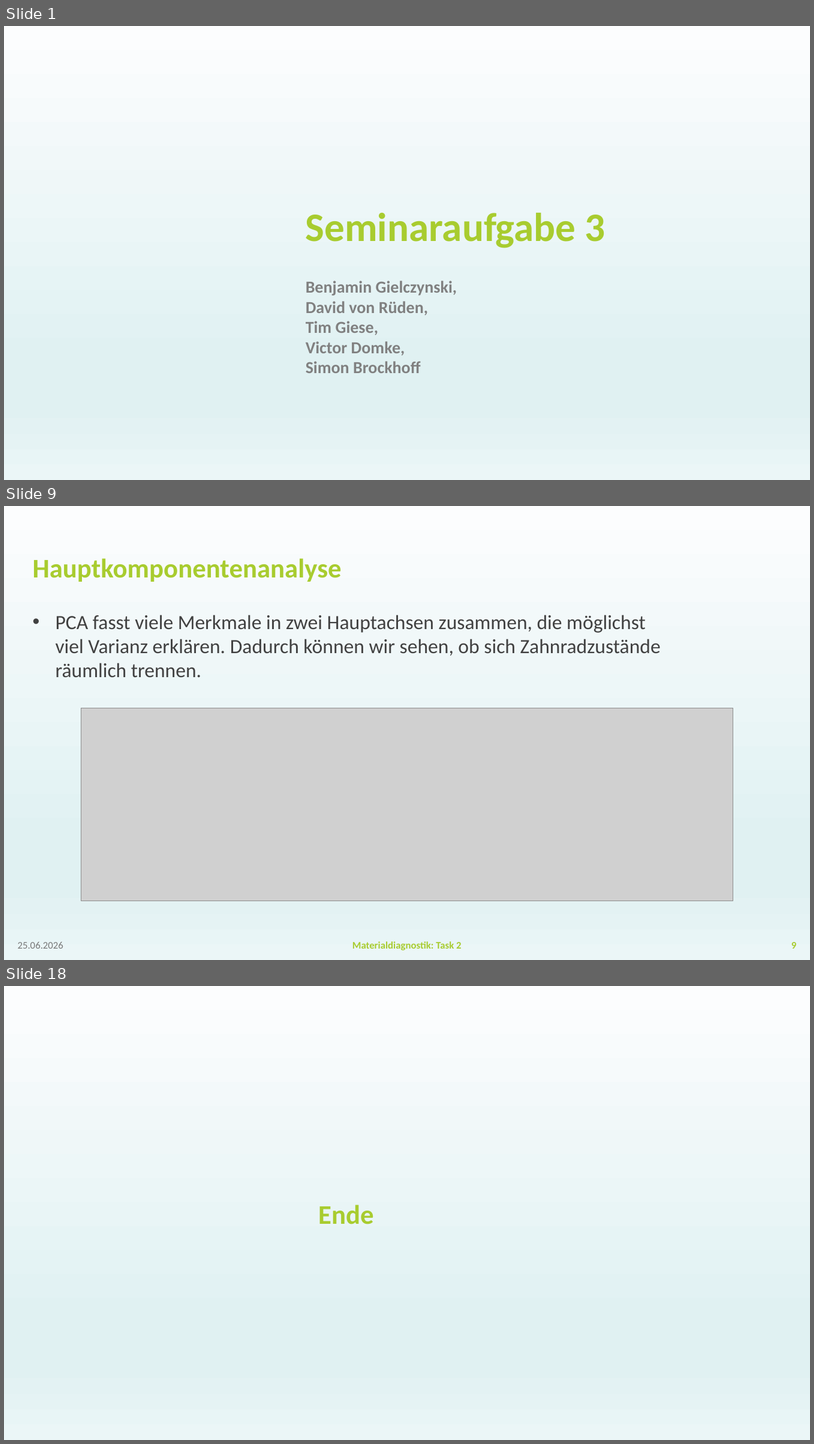
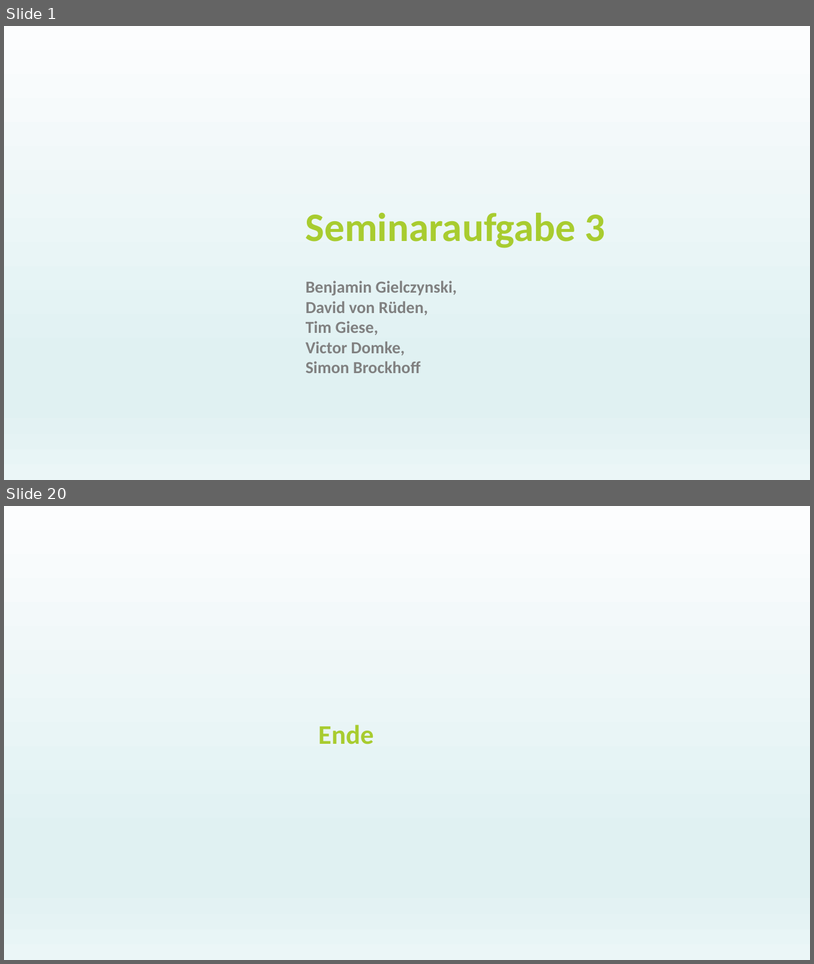
Before and after one commit to BGielczynski/AI_diagnostics, a slide deck: Task_3/Task3Powerpoint.pptx. Shown one above the other, each under a label of ours: slides 1, 9 and 18 before the commit, slides 1 and 20 after it; the slides between them are not shown. The pictures are 814x1444 and 814x964 pixels, drawn with LibreOffice and Linux fonts; fonts in the diff are those of the drawing; grey boxes stand for pictures; background and template pictures are left out. Boxes give left, top, right and bottom in pixels: in the first picture for what was removed or moved away, otherwise in the second. Text is boxed around its words. In the diff, an @@ line names an element or a change of style, - is before the commit and + after.

```diff
--- a/Task_3/Task3Powerpoint.pptx
+++ b/Task_3/Task3Powerpoint.pptx
@@ slide 9 removed at box(4, 506, 810, 960), background gradient #FCFDFE to #E0F1F2 to #EBF6F7 @@
@@ title removed at box(33, 558, 342, 582) @@
-Hauptkomponentenanalyse
@@ text removed at box(56, 615, 661, 678) @@
-• PCA fasst viele Merkmale in zwei Hauptachsen zusammen, die möglichst viel Varianz erklären. Dadurch können wir sehen, ob sich Zahnradzustände räumlich trennen.
@@ picture removed at box(81, 708, 734, 900) @@
@@ text removed at box(18, 942, 63, 948) @@
-25.06.2026
@@ text removed at box(353, 941, 461, 950) @@
-Materialdiagnostik: Task 2
@@ page number removed at box(792, 942, 797, 948) @@
-9
@@ what was slide 18 is now slide 20 @@
```
Also in this commit, not shown: 9 slides changed, 9 slides added, 6 other slides removed, 3 other files.
